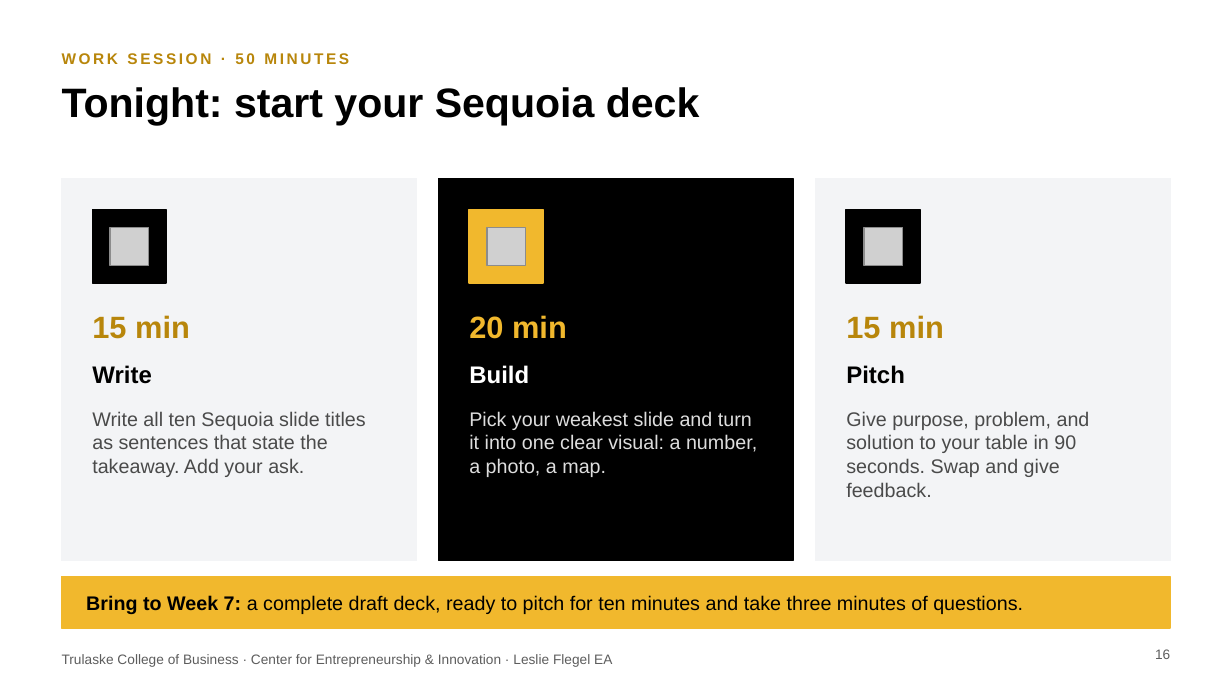
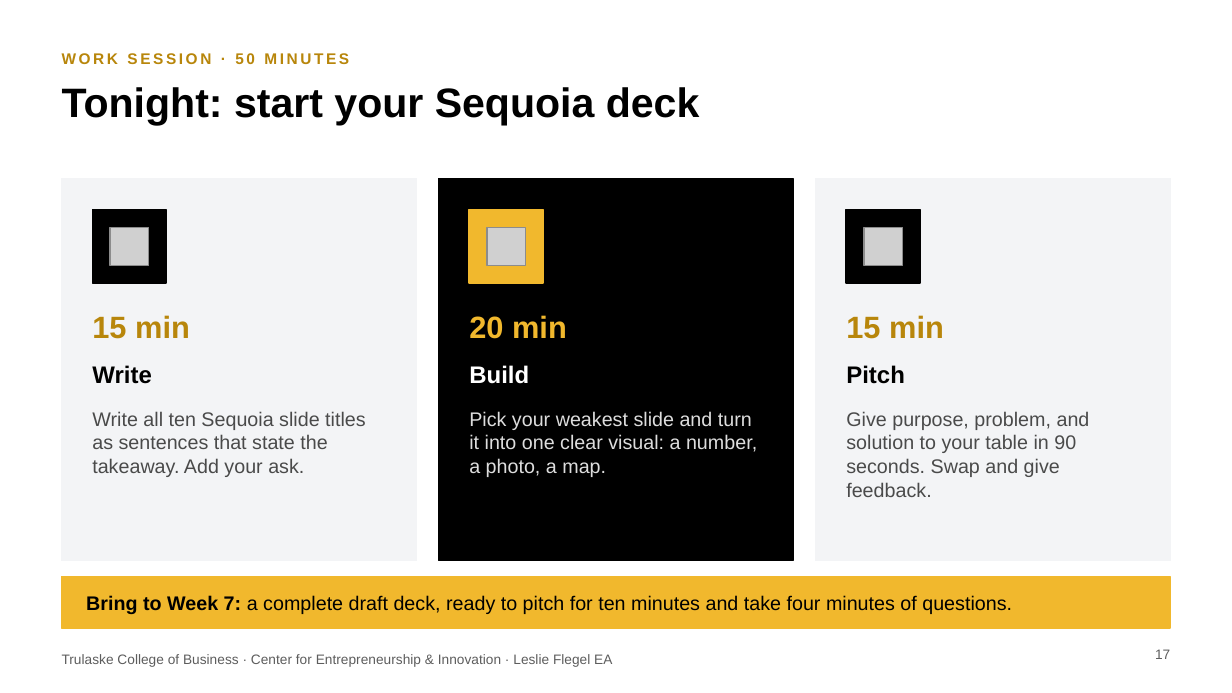
Before and after one commit to nfajors/CEI, a slide deck: slide 17 of assets/ea/ea-week6-learning-to-pitch.pptx (slide 16 before the commit). Drawn at 1232x693 pixels with LibreOffice and Linux fonts; fonts in the diff are those of the drawing; grey boxes stand for pictures. Boxes give left, top, right and bottom in pixels: in the first picture for what was removed or moved away, otherwise in the second. Text is boxed around its words. In the diff, an @@ line names an element or a change of style, - is before the commit and + after.

```diff
--- a/assets/ea/ea-week6-learning-to-pitch.pptx
+++ b/assets/ea/ea-week6-learning-to-pitch.pptx
@@ text at (x1=86, y1=595, x2=1012, y2=614): text changed @@
-Bring to Week 7: a complete draft deck, ready to pitch for ten minutes and take three minutes of questions.
+Bring to Week 7: a complete draft deck, ready to pitch for ten minutes and take four minutes of questions.
@@ page number at (x1=1155, y1=649, x2=1170, y2=659): text changed @@
-16
+17
```
Also in this commit, not shown: 9 other slides changed, 1 slide added, 13 other files.
